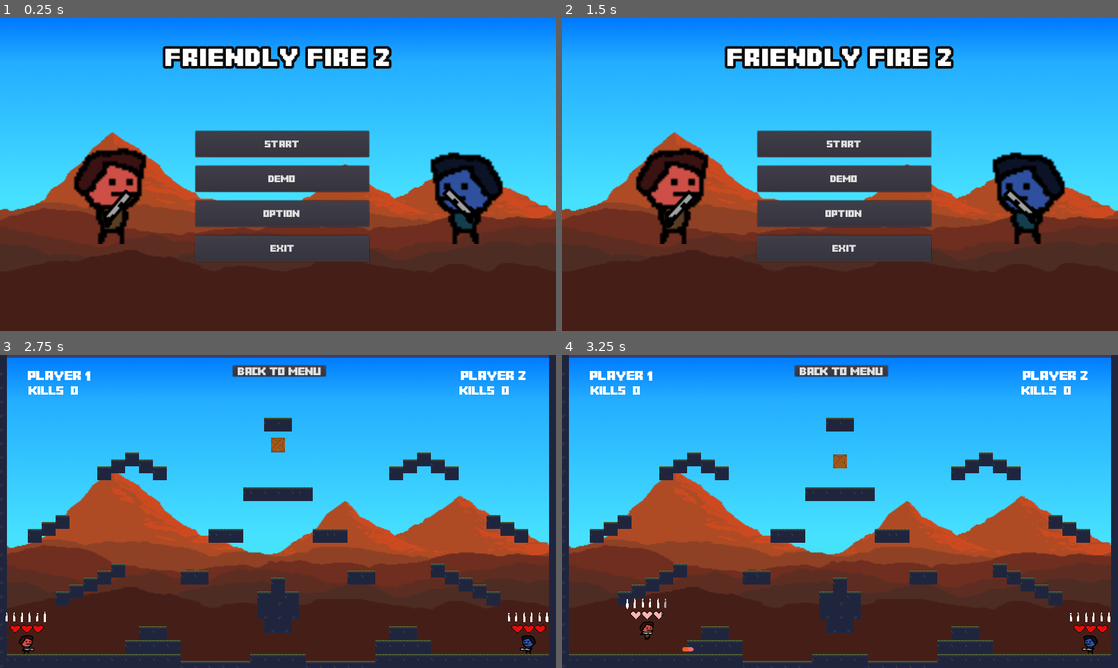
Above: before the commit, frames 1-4 (two rows, left to right).
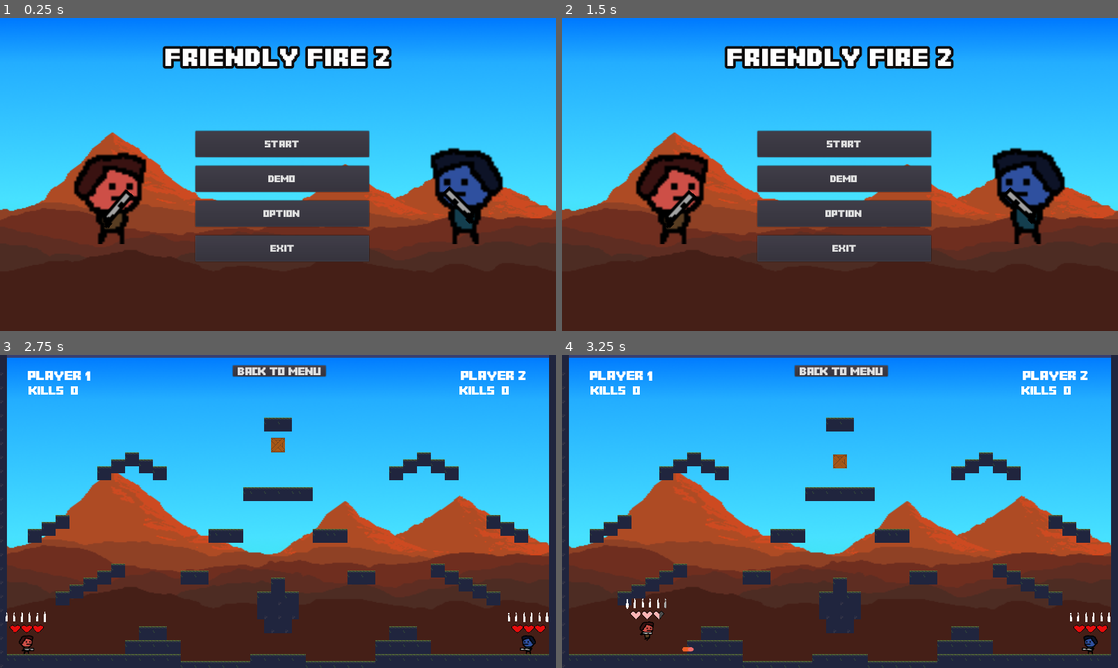
Above: after the commit, the same moments.

Repository: Toefge/InteraktiveSysteme
Game: Godot game, scene res://Menu/Menu.tscn
The game is run twice, just before and just after one commit, with the same random seed, the same clock (stepped at 60 frames per second) and the same inputs.
Inputs (mouse positions are in pixels of both pictures, inside the frame that each line leads up to):
- Up to frame 1 (0.25 s): no input
- Up to frame 2 (1.5 s): click "Start" at 0.5 s; click "Back To Menu" at 1.25 s
- Up to frame 3 (2.75 s): click "Start" at 2 s
- Up to frame 4 (3.25 s): move the mouse to (962, 495) at 2.77 s; hold D (right) from 2.78 s (still down); tap Space (fire) at 2.85 s; tap W (up) at 3.02 s

The runs differ from the first frame. In frame 1, 2.4% of the frame differs, in the area x 13-91%, y 41-66%; in frame 2, 2.4%; in frame 3, less than 0.1%; in frame 4, less than 0.1%.

Commit message:
Mehr + Faster Boxes, Weniger HP, Grenades (mit E und Shift)

Diff:
--- a/CollectableItems/SpawnItems.gd
+++ b/CollectableItems/SpawnItems.gd
@@ -28,10 +28,14 @@
 	box.connect("startTimer", self, "spawnNewBox")
 
 func randomPosition():
-	match randi() % 3 +1:
+	match randi() % 5 +1:
 		1:
 			return $BoxSpawnPosition1.position
 		2:
 			return $BoxSpawnPosition2.position
 		3:
 			return $BoxSpawnPosition3.position
+		4:
+			return $BoxSpawnPosition4.position
+		5:
+			return $BoxSpawnPosition5.position
--- a/CollectableItems/SpawnItems.tscn
+++ b/CollectableItems/SpawnItems.tscn
@@ -11,13 +11,18 @@
 position = Vector2( 640, 192 )
 
 [node name="BoxSpawnPosition2" type="Position2D" parent="."]
-position = Vector2( 304, 96 )
+position = Vector2( 287.621, 96 )
 
 [node name="BoxSpawnPosition3" type="Position2D" parent="."]
-position = Vector2( 992, 96 )
+position = Vector2( 984.441, 94.7401 )
+
+[node name="BoxSpawnPosition4" type="Position2D" parent="."]
+position = Vector2( 1074.19, 554.104 )
+
+[node name="BoxSpawnPosition5" type="Position2D" parent="."]
+position = Vector2( 241.329, 555.798 )
 
 [node name="SpawnTimer" type="Timer" parent="."]
-wait_time = 4.5
+wait_time = 2.0
 one_shot = true
-
 [connection signal="timeout" from="SpawnTimer" to="." method="_on_SpawnTimer_timeout"]
--- /dev/null
+++ b/Grenade/Grenade.tscn
@@ -0,0 +1,25 @@
+[gd_scene load_steps=5 format=2]
+
+[ext_resource path="res://assets/NadeCut.png" type="Texture" id=1]
+[ext_resource path="res://Grenade/GrenadeScript.gd" type="Script" id=2]
+
+[sub_resource type="SpriteFrames" id=1]
+animations = [ {
+"frames": [ ExtResource( 1 ) ],
+"loop": true,
+"name": "default",
+"speed": 5.0
+} ]
+
+[sub_resource type="CircleShape2D" id=2]
+
+[node name="KinematicBody2D" type="KinematicBody2D"]
+script = ExtResource( 2 )
+
+[node name="AnimatedSprite" type="AnimatedSprite" parent="."]
+position = Vector2( 0.891905, -0.594604 )
+scale = Vector2( 1.14865, 1.18581 )
+frames = SubResource( 1 )
+
+[node name="CollisionShape2D" type="CollisionShape2D" parent="."]
+shape = SubResource( 2 )
--- /dev/null
+++ b/Grenade/GrenadeScript.gd
@@ -0,0 +1,29 @@
+extends KinematicBody2D
+
+const THROW_VELOCITY = Vector2(800, -400)
+
+var velocity = Vector2.ZERO
+var gravity = 3000
+var can_throw = true
+
+#func _ready():
+#	set_physics_process(false)
+
+func _physics_process(delta):
+	velocity.y += gravity * delta
+	var collision = move_and_collide(velocity * delta)
+	if collision != null:
+		_on_impact(collision.normal)
+
+func launch(direction):
+	var temp = global_transform
+	var scene = get_tree().current_scene
+	#get_parent().remove_child(self)
+	scene.add_child(self)
+	global_transform = temp
+	velocity = THROW_VELOCITY *  Vector2(direction, 1)
+	set_physics_process(true)
+
+func _on_impact(normal: Vector2):
+	velocity = velocity.bounce(normal)
+	velocity *= 0.5 + rand_range(-0.10, 0.10) # 0.5 defines how much will the projectile bounce, rand_range gives it a random extra or less bounce
--- a/MainGame/mainGame.tscn
+++ b/MainGame/mainGame.tscn
@@ -632,6 +632,7 @@
 self_modulate = Color( 0.566406, 0.18364, 0.18364, 1 )
 position = Vector2( 60, 672 )
 color = Color( 0.937255, 0.431373, 0.431373, 1 )
+max_health = 60.0
 
 [node name="player2" parent="." instance=ExtResource( 3 )]
 position = Vector2( 1216, 672 )
@@ -641,6 +642,8 @@
 shoot = "fire02"
 orientationLeft = true
 color = Color( 0.215686, 0.439216, 0.964706, 1 )
+max_health = 60.0
+grenadeButton = "GrenadeP2"
 
 [node name="MaxWalljumpHeight" type="Position2D" parent="."]
 position = Vector2( 0, 250 )
@@ -673,7 +676,6 @@
 __meta__ = {
 "_edit_use_anchors_": false
 }
-
 [connection signal="killed" from="player1" to="HUD" method="_on_player1_killed"]
 [connection signal="killed" from="player2" to="HUD" method="_on_player2_killed"]
 [connection signal="mouse_entered" from="Button" to="." method="_on_Button_mouse_entered"]
--- a/Menu/Menu.tscn
+++ b/Menu/Menu.tscn
@@ -46,33 +46,33 @@
 
 [sub_resource type="AtlasTexture" id=9]
 flags = 4
+atlas = ExtResource( 5 )
+region = Rect2( 0, 0, 48, 48 )
+
+[sub_resource type="AtlasTexture" id=10]
+flags = 4
+atlas = ExtResource( 5 )
+region = Rect2( 48, 0, 48, 48 )
+
+[sub_resource type="AtlasTexture" id=11]
+flags = 4
+atlas = ExtResource( 5 )
+region = Rect2( 96, 0, 48, 48 )
+
+[sub_resource type="AtlasTexture" id=12]
+flags = 4
+atlas = ExtResource( 5 )
+region = Rect2( 144, 0, 48, 48 )
+
+[sub_resource type="AtlasTexture" id=13]
+flags = 4
 atlas = ExtResource( 6 )
 region = Rect2( 0, 0, 48, 48 )
 
-[sub_resource type="AtlasTexture" id=10]
+[sub_resource type="AtlasTexture" id=14]
 flags = 4
 atlas = ExtResource( 6 )
 region = Rect2( 48, 0, 48, 48 )
-
-[sub_resource type="AtlasTexture" id=11]
-flags = 4
-atlas = ExtResource( 5 )
-region = Rect2( 0, 0, 48, 48 )
-
-[sub_resource type="AtlasTexture" id=12]
-flags = 4
-atlas = ExtResource( 5 )
-region = Rect2( 48, 0, 48, 48 )
-
-[sub_resource type="AtlasTexture" id=13]
-flags = 4
-atlas = ExtResource( 5 )
-region = Rect2( 96, 0, 48, 48 )
-
-[sub_resource type="AtlasTexture" id=14]
-flags = 4
-atlas = ExtResource( 5 )
-region = Rect2( 144, 0, 48, 48 )
 
 [sub_resource type="SpriteFrames" id=15]
 animations = [ {
@@ -81,15 +81,15 @@
 "name": "idle",
 "speed": 1.0
 }, {
-"frames": [ SubResource( 9 ), SubResource( 10 ) ],
+"frames": [ SubResource( 9 ), SubResource( 10 ), SubResource( 11 ), SubResource( 12 ) ],
+"loop": true,
+"name": "run",
+"speed": 14.0
+}, {
+"frames": [ SubResource( 13 ), SubResource( 14 ) ],
 "loop": true,
 "name": "jump",
 "speed": 1.0
-}, {
-"frames": [ SubResource( 11 ), SubResource( 12 ), SubResource( 13 ), SubResource( 14 ) ],
-"loop": true,
-"name": "run",
-"speed": 14.0
 } ]
 
 [node name="Menu" type="Control"]
@@ -205,7 +205,6 @@
 scale = Vector2( 5, 5 )
 frames = SubResource( 15 )
 animation = "idle"
-frame = 1
 playing = true
 
 [node name="Player2" type="AnimatedSprite" parent="."]
@@ -215,6 +214,7 @@
 scale = Vector2( 5, 5 )
 frames = SubResource( 15 )
 animation = "idle"
+frame = 1
 playing = true
 flip_h = true
 
@@ -240,7 +240,6 @@
 
 [node name="ButtonClick" type="AudioStreamPlayer2D" parent="."]
 stream = ExtResource( 3 )
-
 [connection signal="mouse_entered" from="ButtonStart" to="." method="_on_ButtonStart_mouse_entered"]
 [connection signal="pressed" from="ButtonStart" to="." method="_on_ButtonStart_pressed"]
 [connection signal="mouse_entered" from="ButtonOption" to="." method="_on_ButtonOption_mouse_entered"]
--- a/playerMechanics/GunScript.gd
+++ b/playerMechanics/GunScript.gd
@@ -36,7 +36,7 @@
 		if Input.is_action_just_pressed(left):
 			look_at(Vector2(position.x * -1 , position.y))
 		if Input.is_action_just_pressed(right):
-			look_at(Vector2(100000,position.y))
+			look_at(Vector2(10000,position.y))
 		#var mouse_pos = get_global_mouse_position()
 		#look_at(mouse_pos)
 
--- a/playerMechanics/playerMechanics.tscn
+++ b/playerMechanics/playerMechanics.tscn
@@ -86,6 +86,7 @@
 [node name="player" type="KinematicBody2D"]
 self_modulate = Color( 0.92549, 0.780392, 0.780392, 1 )
 script = ExtResource( 2 )
+throwStrenght = 1.0
 
 [node name="PhysikBody" type="CollisionShape2D" parent="."]
 shape = SubResource( 1 )
@@ -94,7 +95,7 @@
 
 [node name="AnimatedSprite" type="AnimatedSprite" parent="."]
 light_mask = 3
-position = Vector2( 0.629982, -8.2301 )
+position = Vector2( 0.629982, -8.00737 )
 frames = SubResource( 8 )
 animation = "idle"
 frame = 1
@@ -108,6 +109,12 @@
 
 [node name="muzzle" type="Position2D" parent="Gun"]
 position = Vector2( 15.8199, -0.259336 )
+
+[node name="muzzle2" type="Position2D" parent="Gun"]
+position = Vector2( 22.5, -32 )
+
+[node name="muzzle3" type="Position2D" parent="Gun"]
+position = Vector2( 22.5, 32 )
 
 [node name="ShootSound" type="AudioStreamPlayer2D" parent="Gun"]
 stream = ExtResource( 17 )
@@ -157,6 +164,5 @@
 position = Vector2( 1297.05, 1774.94 )
 scale = Vector2( 24.0775, 20.8361 )
 stream = ExtResource( 19 )
-
 [connection signal="reload" from="." to="Gun" method="_on_player_reload"]
 [connection signal="demoShoot" from="Gun" to="Gun" method="_on_Gun_demoShoot"]
--- a/playerMechanics/playerScript.gd
+++ b/playerMechanics/playerScript.gd
@@ -33,6 +33,12 @@
 #HealthBar
 var healthBar = preload("res://HealthBar/HealthBarScript.gd")
 
+#Grenade
+const grenade = preload("res://Grenade/Grenade.tscn")
+export (float) var throwStrenght = 2
+var flipped = true
+export var grenadeButton = "GrenadeP1"
+
 func _ready():
 	$AnimatedSprite.flip_h = orientationLeft
 	$Gun.flipGun(orientationLeft)
@@ -57,8 +63,14 @@
 		#Changing Sprites for left and right
 		if Input.is_action_just_pressed(left):
 			$AnimatedSprite.flip_h = true
+			flipped = false
 		elif Input.is_action_just_pressed(right):
 			$AnimatedSprite.flip_h = false
+			flipped = true
+
+
+	if Input.is_action_just_pressed(grenadeButton):
+		_ThrowGrenade()
 
 #Check which keys the player is pressing to move
 func get_direction() -> Vector2:
@@ -153,3 +165,16 @@
 		if health == 0:
 			kill()
 			emit_signal("killed")
+
+func _ThrowGrenade():
+	var nade_instance = grenade.instance()
+	#nade_instance.rotation = rotation
+
+	get_parent().add_child(nade_instance)
+	if flipped == true:
+		nade_instance.global_position = $Gun/muzzle2.global_position
+		nade_instance.launch(throwStrenght )
+	if flipped == false:
+		nade_instance.global_position = $Gun/muzzle3.global_position
+		nade_instance.launch(throwStrenght * -1)
+	print("Watch out!")
--- a/project.godot
+++ b/project.godot
@@ -87,7 +87,17 @@
 }
 Reload={
 "deadzone": 0.5,
+"events": [ Object(InputEventKey,"resource_local_to_scene":false,"resource_name":"","device":0,"alt":false,"shift":false,"control":false,"meta":false,"command":false,"pressed":false,"scancode":92,"unicode":0,"echo":false,"script":null)
+ ]
+}
+GrenadeP1={
+"deadzone": 0.5,
 "events": [ Object(InputEventKey,"resource_local_to_scene":false,"resource_name":"","device":0,"alt":false,"shift":false,"control":false,"meta":false,"command":false,"pressed":false,"scancode":69,"unicode":0,"echo":false,"script":null)
+ ]
+}
+GrenadeP2={
+"deadzone": 0.5,
+"events": [ Object(InputEventKey,"resource_local_to_scene":false,"resource_name":"","device":0,"alt":false,"shift":false,"control":false,"meta":false,"command":false,"pressed":false,"scancode":16777237,"unicode":0,"echo":false,"script":null)
  ]
 }
 
Binary file added: assets/Grenades.png
Not shown, added: assets/Grenades.png.import
Binary file added: assets/NadeCut.png
Not shown, added: assets/NadeCut.png.import
